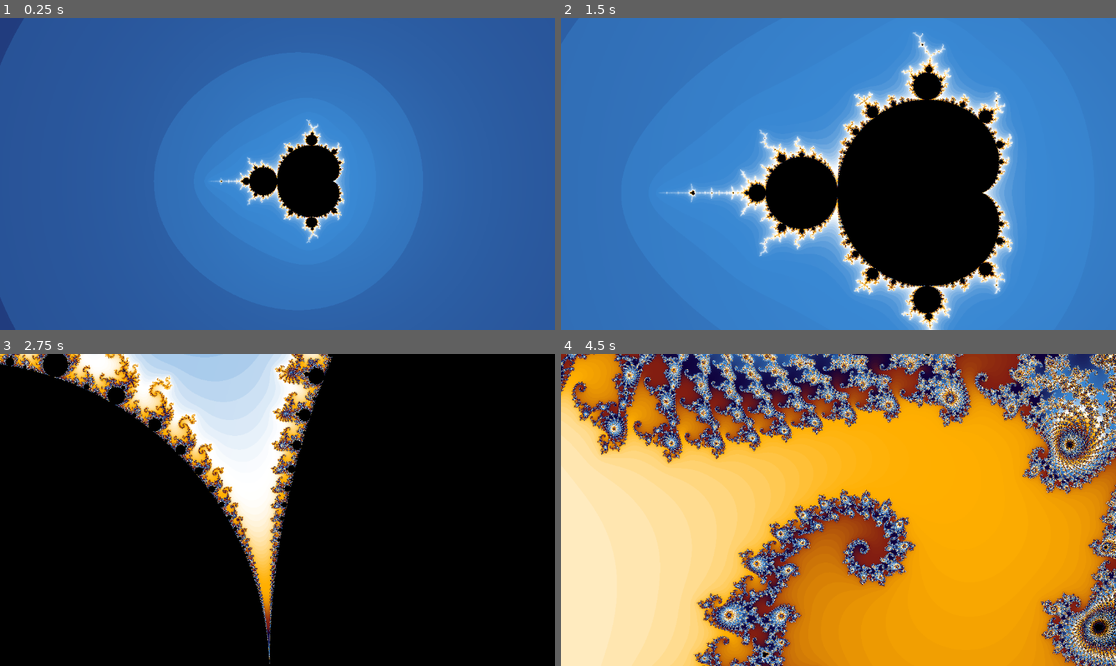
Above: before the commit, frames 1-4 (two rows, left to right).
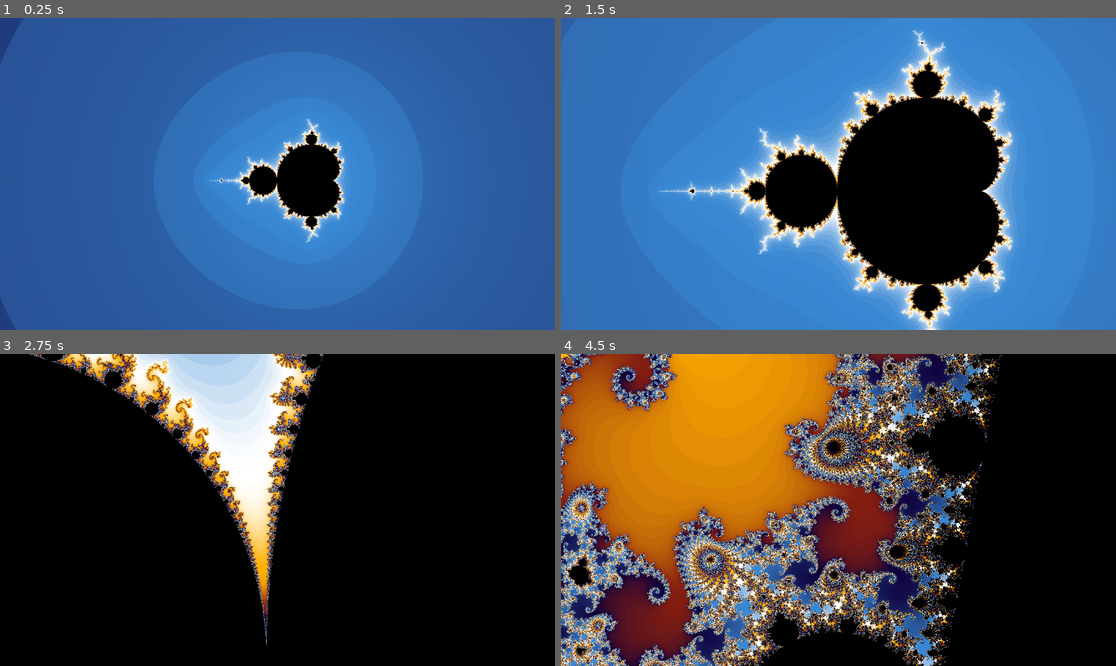
Above: after the commit, the same moments.

Repository: OfficialPixelBrush/ShaderBrot
Game: Godot game, scene res://node_3d.tscn
Same seed, same stepped clock (60 frames per second), same inputs: the game is played once before the commit and once after it.
Inputs:
- Up to frame 1 (0.25 s): no input
- Up to frame 2 (1.5 s): tap Enter at 0.5 s
- Up to frame 3 (2.75 s): no input
- Up to frame 4 (4.5 s): no input

The runs differ from the first frame. In frame 1, 0.9% of the frame differs, in the area x 37-63%, y 32-73%; in frame 2, 5.7%; in frame 3, 10%; in frame 4, 98%, in the area x 0-100%, y 0-100%.

Commit message:
Update mandelbrot.gdshader

Diff:
--- a/mandelbrot.gdshader
+++ b/mandelbrot.gdshader
@@ -38,9 +38,12 @@
 
 void fragment() {
 	// Called for every pixel the material is visible on.
-	float x = -0.743643887037158704752191506114774;
-	float y = 0.131825904205311970493132056385139;
+	float x = -0.7412497590381871281906;
+	float y = 0.119234434038571909808546;
 	float zoom = pow(TIME,TIME);
+	if (zoom >= 9403.955) {
+		zoom = 9403.955;
+	}
 	float cy,cx,zy,zx;
 	float aspectRatio = SCREEN_PIXEL_SIZE.x / SCREEN_PIXEL_SIZE.y;
 	cx = mapRange(0.0, 1.0, x-2.0/aspectRatio/zoom, x+2.0/aspectRatio/zoom, UV.x);
